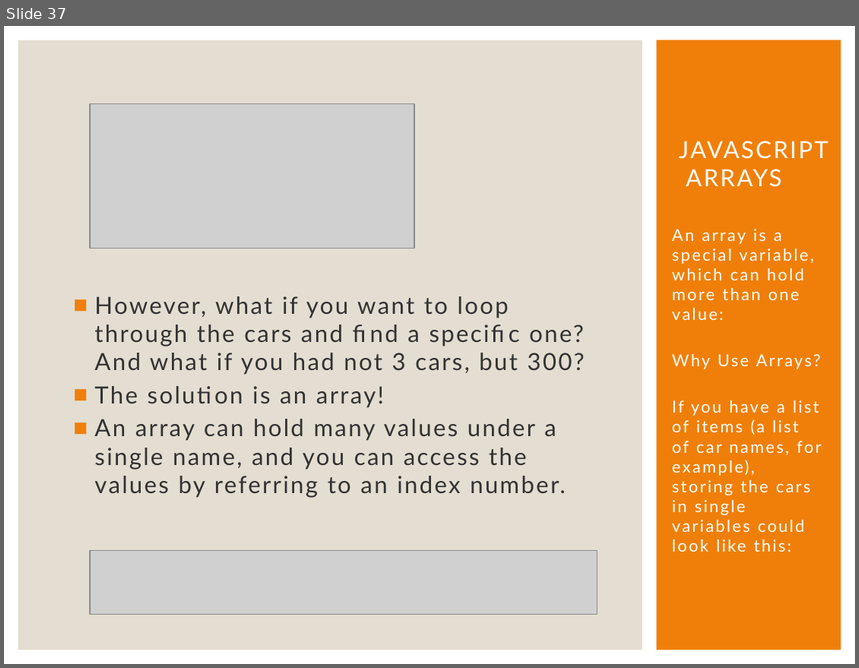
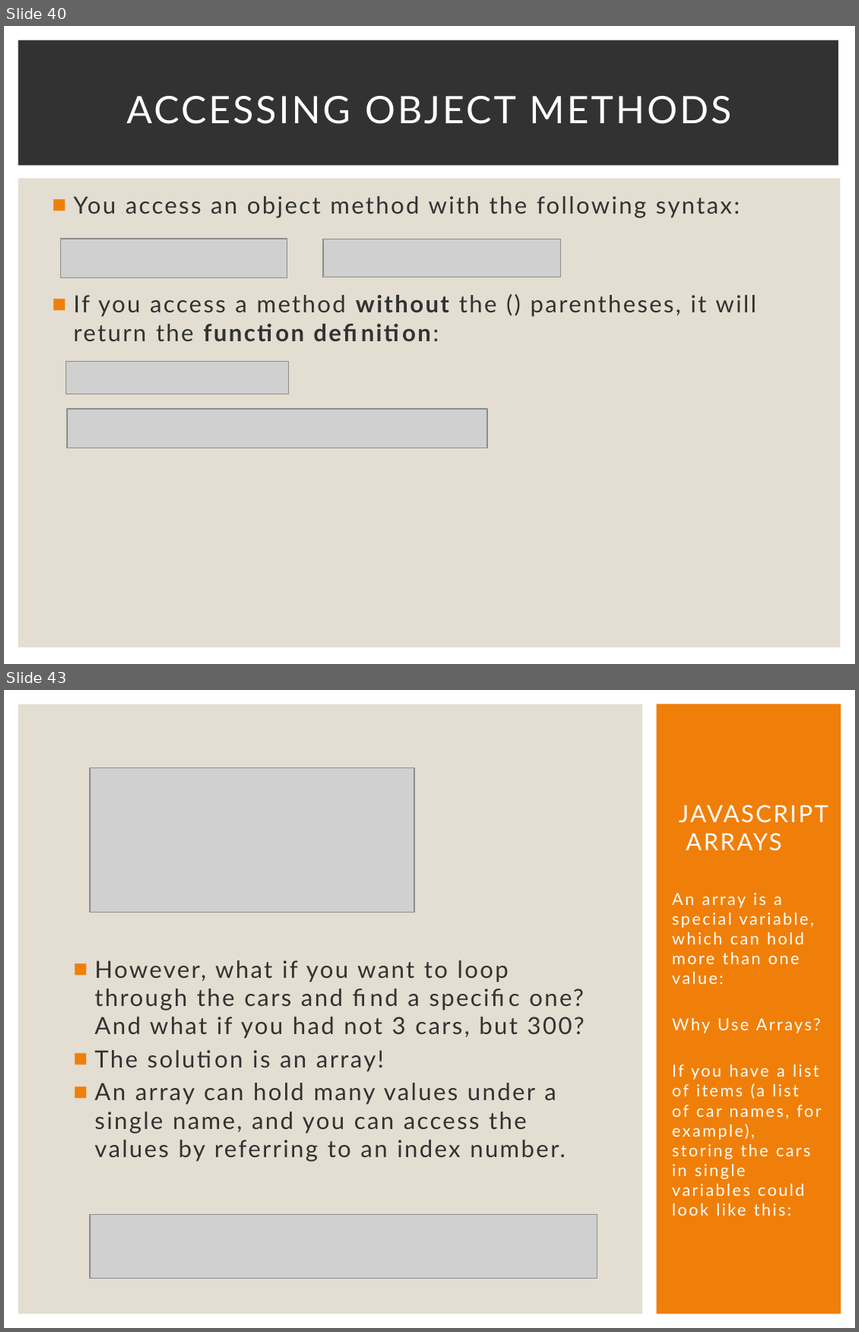
Before and after one commit to Karamihova/Fundamentals-JS, a slide deck: Programming Prep.pptx. Shown one above the other, each under a label of ours: slide 37 before the commit, slides 40 and 43 after it; the slides between them are not shown. The pictures are 859x668 and 859x1332 pixels, drawn with LibreOffice and Linux fonts; fonts in the diff are those of the drawing; grey boxes stand for pictures. Boxes give left, top, right and bottom in pixels: in the first picture for what was removed or moved away, otherwise in the second. Text is boxed around its words. In the diff, an @@ line names an element or a change of style, - is before the commit and + after.

Commit message:
Study JS objects

```diff
--- a/Programming Prep.pptx
+++ b/Programming Prep.pptx
@@ slide 40 added at (4,26,855,664), background #FFFFFF @@
@@ rectangle added at (18,40,839,166), fill #323232 @@
@@ title added at (126,96,731,124), 32 pt, text #FFFFFF @@
+ACCESSING OBJECT METHODS
@@ rectangle added at (18,178,841,648), fill #E3DED1 @@
@@ text added at (73,196,757,341), 20 pt, text #323232 @@
+■ You access an object method with the following syntax:
+■ If you access a method without the () parentheses, it will return the function definition:
@@ picture added at (61,239,287,278) @@
@@ picture added at (323,240,560,278) @@
@@ picture added at (66,361,288,395) @@
@@ picture added at (67,409,487,449) @@
@@ what was slide 37 is now slide 43 @@
```
Also in this commit, not shown: 5 slides changed, 5 other slides added, 1 other file.
